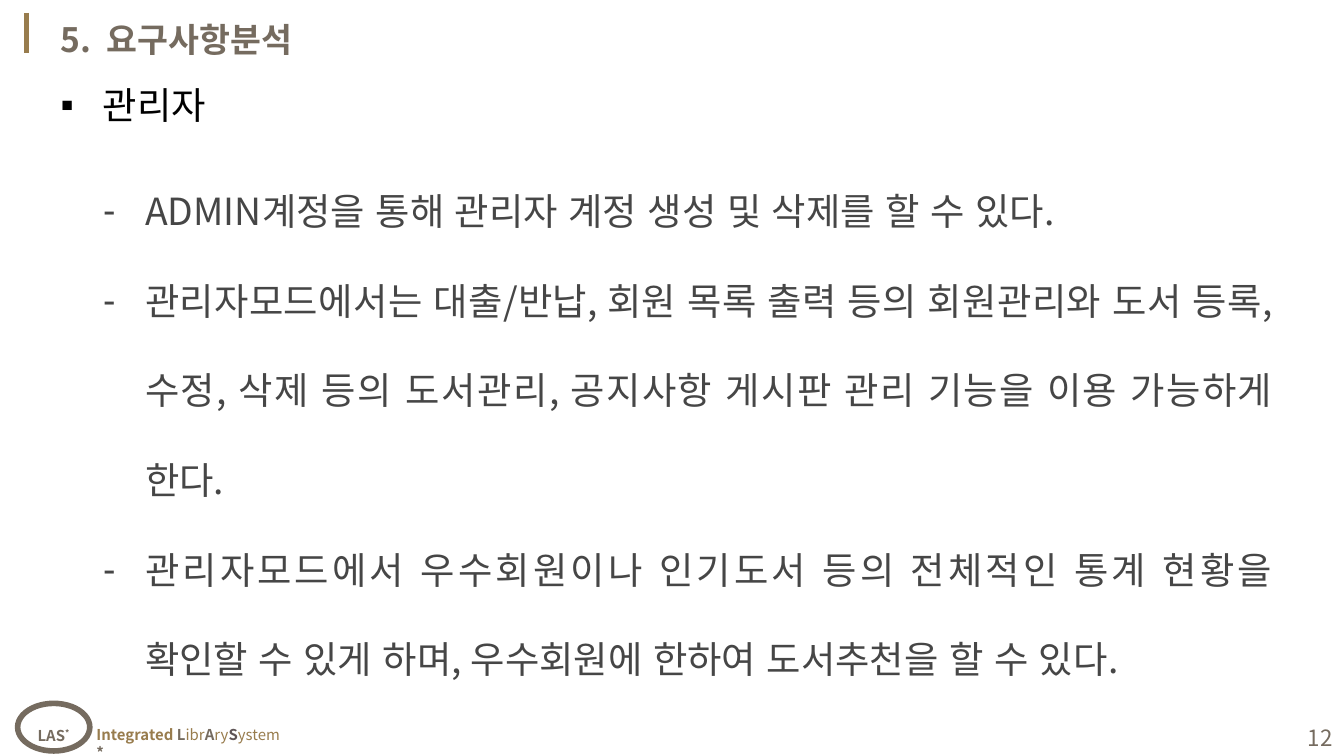
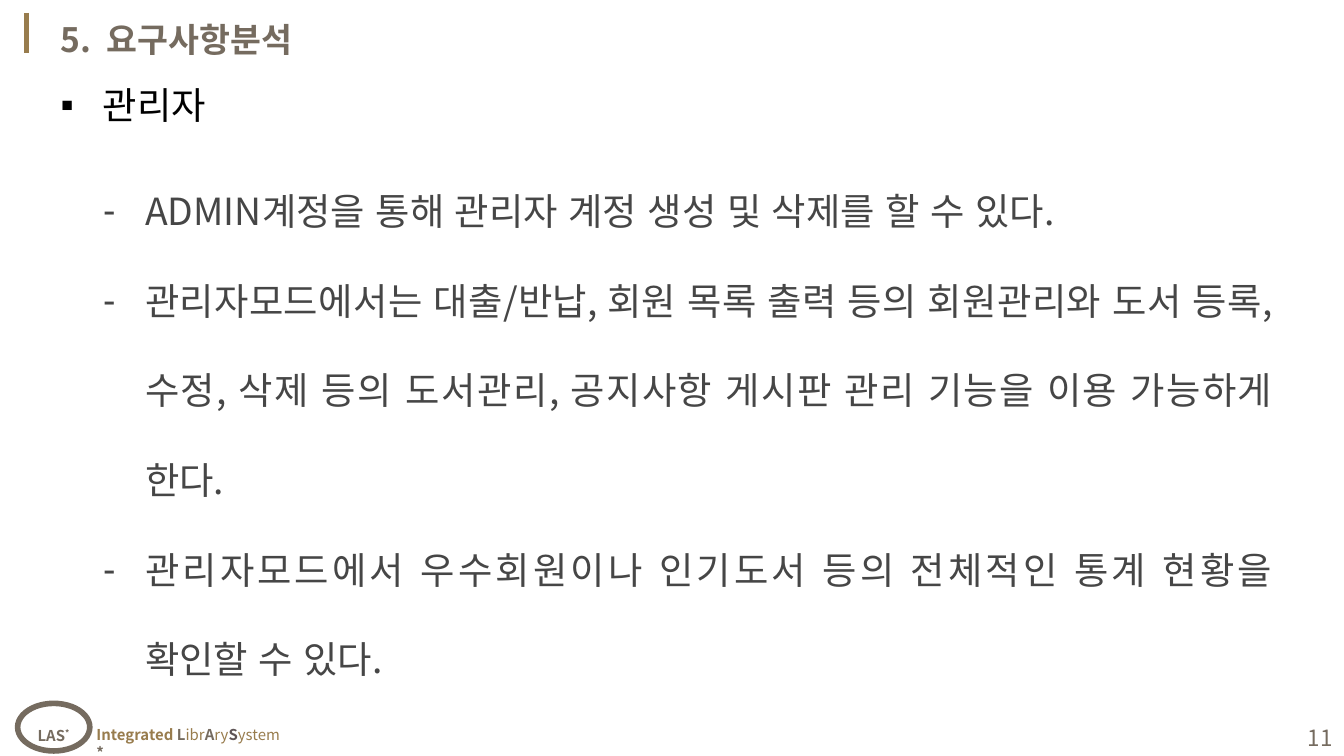
Before and after one commit to naradin711/webPro_ryu, a slide deck: slide 11 of note/07_1'st Project/sample_ver0624.pptx (slide 12 before the commit). Drawn at 1344x756 pixels with LibreOffice and Linux fonts; fonts in the diff are those of the drawing; background and template pictures are left out. Boxes give left, top, right and bottom in pixels: in the first picture for what was removed or moved away, otherwise in the second. Text is boxed around its words. In the diff, an @@ line names an element or a change of style, - is before the commit and + after.

```diff
--- a/note/07_1'st Project/sample_ver0624.pptx
+++ b/note/07_1'st Project/sample_ver0624.pptx
@@ text at [145, 553, 1272, 676]: text changed @@
-– 관리자모드에서 우수회원이나 인기도서 등의 전체적인 통계 현황을 확인할 수 있게 하며, 우수회원에 한하여 도서추천을 할 수 있다.
+– 관리자모드에서 우수회원이나 인기도서 등의 전체적인 통계 현황을 확인할 수 있다.
@@ page number at [1308, 729, 1333, 746]: text changed @@
-12
+11
```
Also in this commit, not shown: 7 other slides changed, 11 slides added, 32 other files.
